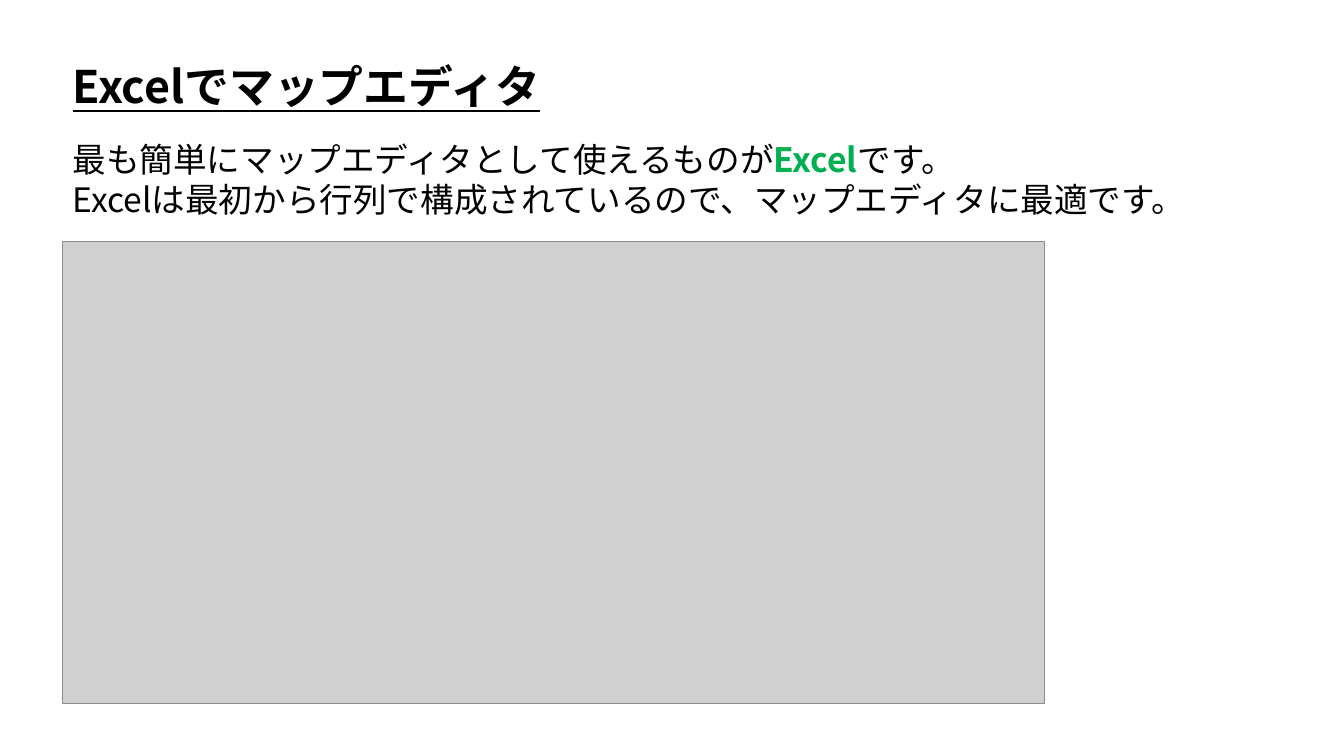
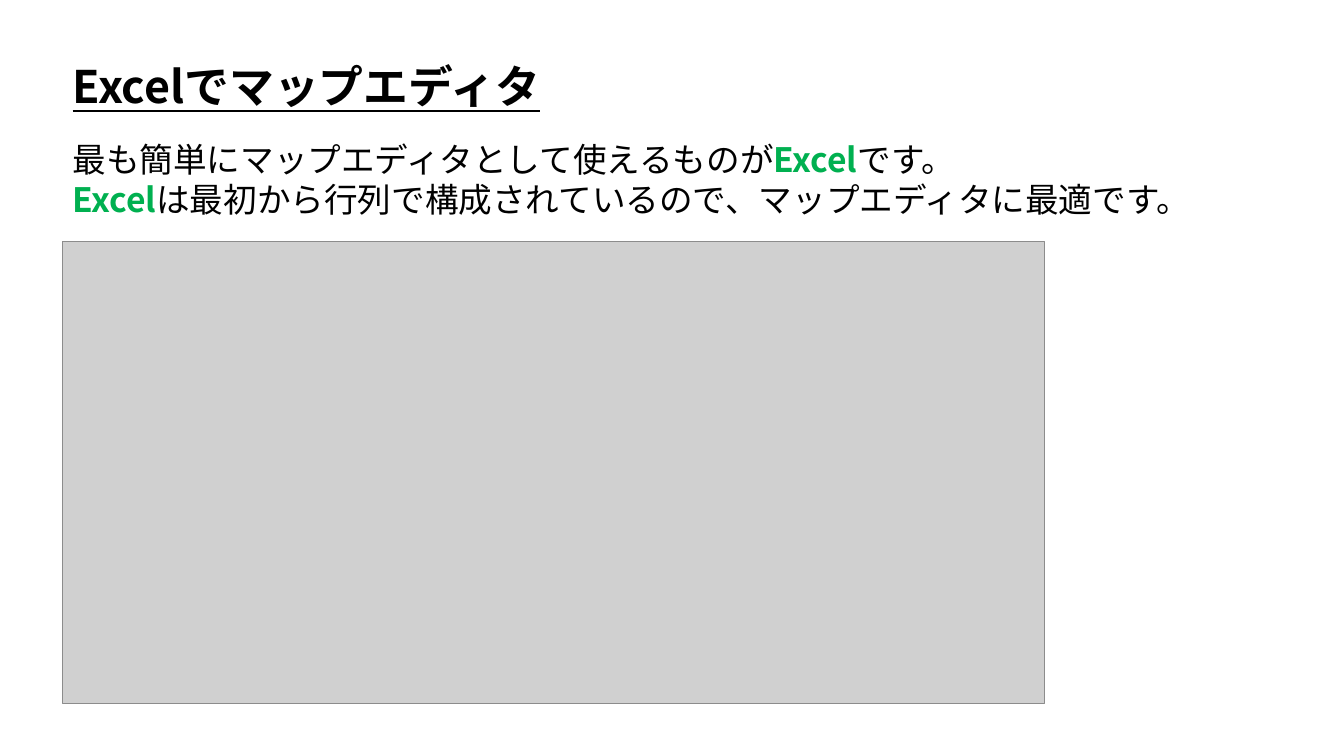
Before and after one commit to ArakiYusuke-Ohara/Textbook, a slide deck: slide 2 of ゲーム科1年/00_前期/ゲームプログラミングⅢ/02_Excelでマップエディタ（VBA側）.pptx. Drawn at 1344x756 pixels with LibreOffice and Linux fonts; fonts in the diff are those of the drawing; grey boxes stand for pictures. Boxes give left, top, right and bottom in pixels: in the first picture for what was removed or moved away, otherwise in the second. Text is boxed around its words. In the diff, an @@ line names an element or a change of style, - is before the commit and + after.

```diff
--- a/ゲーム科1年/00_前期/ゲームプログラミングⅢ/02_Excelでマップエディタ（VBA側）.pptx
+++ b/ゲーム科1年/00_前期/ゲームプログラミングⅢ/02_Excelでマップエディタ（VBA側）.pptx
@@ text at (72, 183, 1189, 215): text colour #000000 to #00B050, bold on in "Excelは最初から行列で構成されているので、マップエディタに最適です。" @@
```
Also in this commit, not shown: 1 other slide changed, 12 other files.
